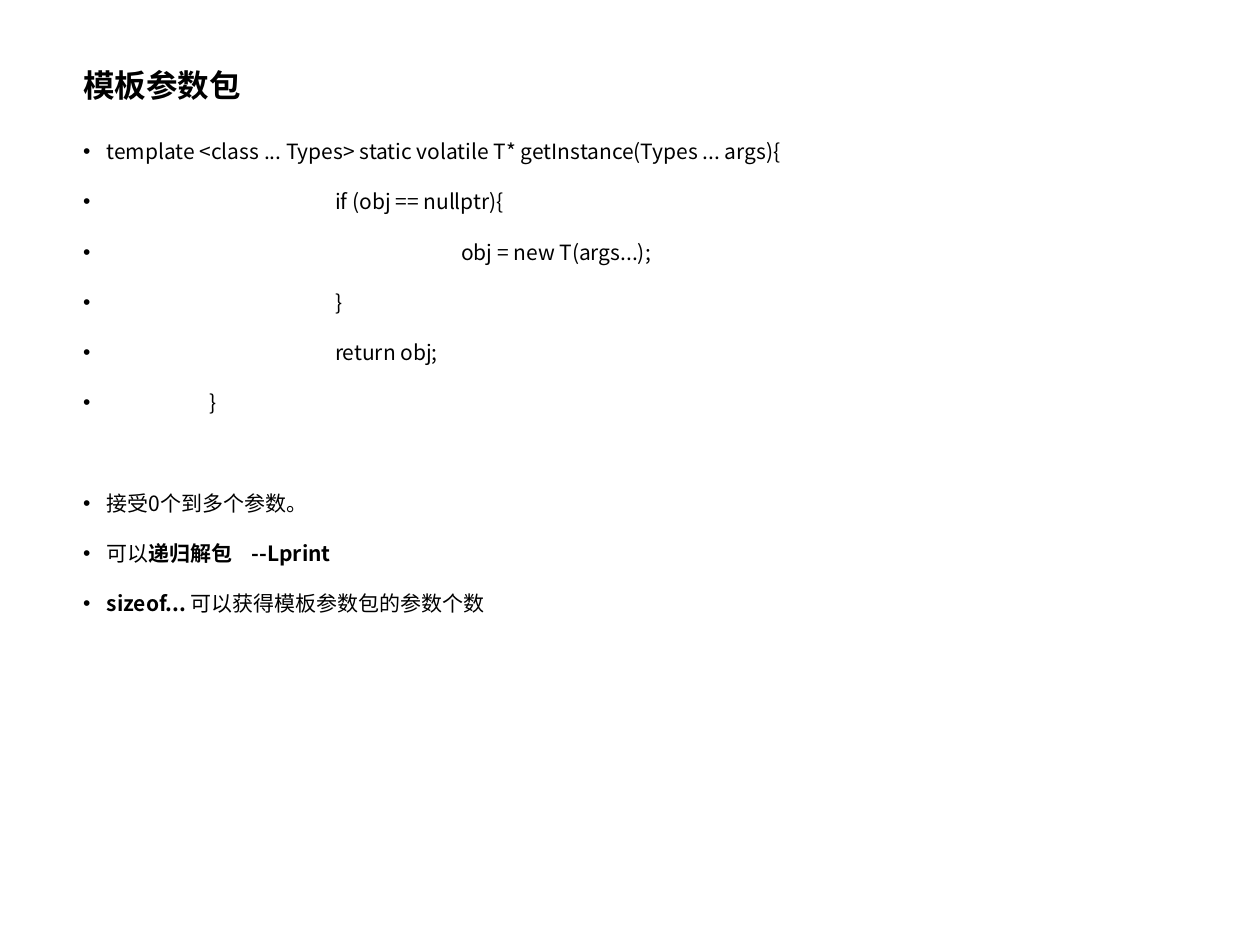
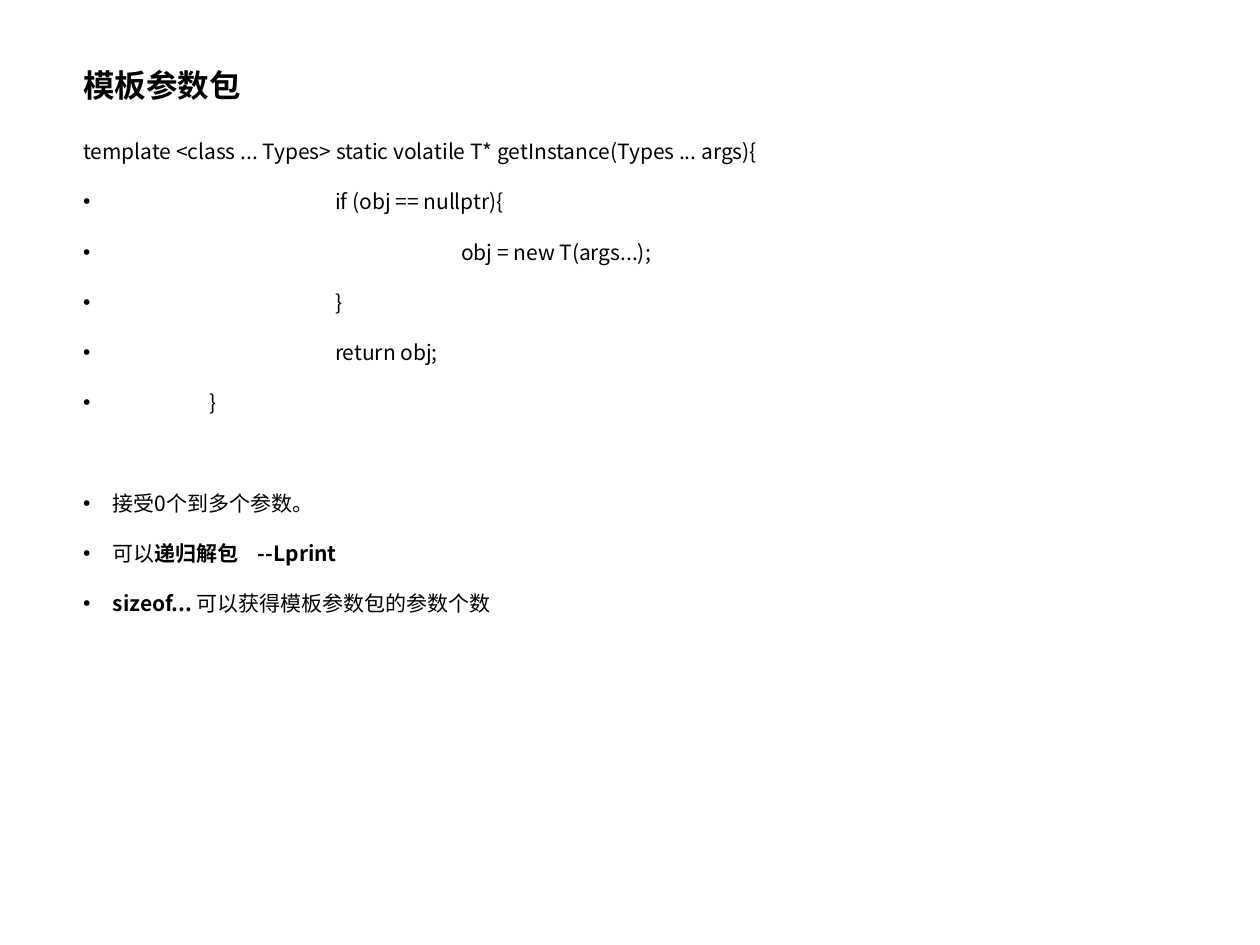
Before and after one commit to pointer1618/projects, a slide deck: slide 22 of lan7/c++11特性.ppt. Drawn at 1260x945 pixels with LibreOffice and Linux fonts; fonts in the diff are those of the drawing; background and template pictures are left out. Boxes give left, top, right and bottom in pixels: in the first picture for what was removed or moved away, otherwise in the second. Text is boxed around its words. In the diff, an @@ line names an element or a change of style, - is before the commit and + after.

```diff
--- a/lan7/c++11特性.ppt
+++ b/lan7/c++11特性.ppt
@@ text "template <class ... Types> static ..." at bbox=[83, 142, 757, 613]: bullet • to none; indent changed @@
```
Also in this commit, not shown: 9 other slides changed, 4 slides added.
